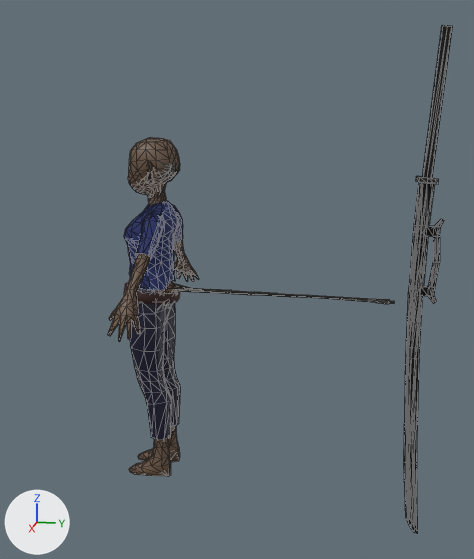
One commit to the glTF model entities/player/assets/tabitha.glb: the scene before it, then after it.
Both versions are drawn from a 50 mm lens placed at (8.03, 2.65, 4.8), pointed at (-0.08, 1.02, 2.77). Every picture has the same lights, and +X, +Y and +Z are marked at lower left. The picture after the commit comes second. Mesh edges are drawn as thin lines on the coarser meshes. Where no turn or scale is listed for an object, it has been applied to the vertices. Vertices at exactly the same position are counted once.

In view in the first picture: 'Pants', 'Shirt', 'Sword', 'Tabatha' and 1 more.
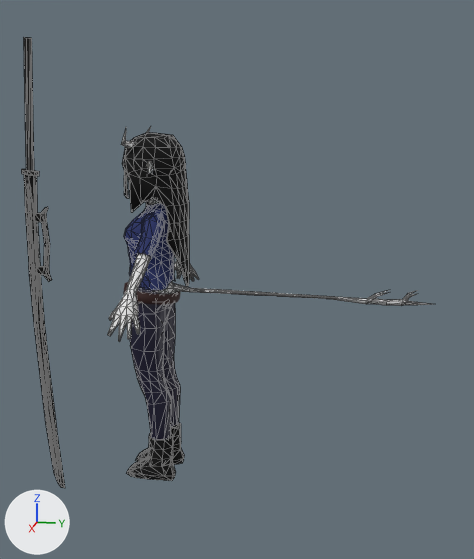
Changed parts and their boxes [x1, y1, x2, y2] in the pictures (474 x 559 px; the box of a moved part takes in the faces that stretch with it):
'Sword', moved: before [404, 25, 453, 534]; after [22, 37, 65, 488]
'Tabatha', reshaped: before [107, 137, 394, 477]; after [107, 127, 431, 440]
'Hair', added: after [122, 132, 190, 286]
'Shirt', reshaped: before [124, 201, 183, 290]; after [124, 203, 175, 290]
'Shoes', added: after [127, 422, 184, 481]
part 1 of me_cylinder_001, moved or reshaped: before [135, 242, 140, 257]; after [133, 240, 140, 258]
part 2 of me_plane_002, moved or reshaped: before [189, 288, 394, 304]; after [189, 288, 431, 306]
part 3 of me_plane_002, built on: before [132, 143, 140, 150]; after [121, 127, 151, 148]
part 4 of me_plane_002, recoloured: before [107, 137, 349, 477]; after [107, 161, 349, 440]

Patch to the scene script:
```diff
--- a/entities/player/assets/tabitha.glb.py
+++ b/entities/player/assets/tabitha.glb.py
@@ me_cylinder_001 @@
 # used by ob_shirt; location = (0.0, 0.0, 0.0)
 # verts and faces of me_cylinder_001; kept vertices keep their numbers, new ones are numbered from 228
 # before: 144 (0.7, -0.06, 3.2) at pixel (135, 255)
-me_cylinder_001.from_pydata(...)  # 228 vertices, 424 faces; spans x -0.76..0.76, y -0.42..0.26, z 2.67..3.77
+me_cylinder_001.from_pydata(...)  # 227 vertices, 424 faces; spans x -0.76..0.76, y -0.42..0.26, z 2.67..3.77
+# me_cylinder_001 part 1
+verts[144] = (0.7, -0.1, 3.2)  # moved, pixel (132, 255)
+# other edits to the shape of me_cylinder_001 do not show in these pictures
 me_cylinder_001.materials.append(mat_material_003)
@@ me_plane_002 @@
 # used by ob_tabatha; location = (0.0, 0.0, 0.0)
-me_plane_002.from_pydata(...)  # 996 vertices, 1980 faces; spans x -1.43..1.43, y -0.45..3.01, z 0.01..4.56
+me_plane_002.from_pydata(...)  # 1023 vertices, 2034 faces; spans x -1.43..1.43, y -0.45..3.5, z 0.01..4.7
+# me_plane_002 part 2
+# 28 vertices are removed from x -0.04..0.04, y 2.79..3.01, z 2.56..2.63
+# 127 faces are deleted
+# 45 vertices are added at x -0.08..0.08, y 2.68..3.5, z 2.55..2.74
+# 161 new faces join them
+# me_plane_002 part 3
+# 4 faces are deleted
+# 10 vertices are added at x -0.46..0.46, y -0.32..-0.2, z 4.49..4.7
+# 24 new faces join them
+# me_plane_002 part 4: 1849 faces spanning x -1.43..1.43, y -0.45..2.49, z 0.01..4.56 switch from mat_material_001 (picture img_tabatha_001) to no material
@@ me_plane_004 @@
+me_plane_004.from_pydata(...)  # 132 vertices, 244 faces; spans x -0.334..0.334, y -0.49..0.218, z -0.013..0.597
+me_plane_004.materials.append(mat_sheath_001)  # picture img_sheath_base_color_001
@@ me_plane_003 @@
+me_plane_003.from_pydata(...)  # 270 vertices, 536 faces; spans x -0.36..0.36, y -0.4..0.4, z 2.67..4.62
+me_plane_003.materials.append(mat_sheath_001)  # picture img_sheath_base_color_001
@@ ob_sword @@
 ob_sword = bpy.data.objects.new('Sword', me_cylinder_002)
-ob_sword.location = (0.0, 3.21, 2.62)
+ob_sword.location = (-0.11, -1.88, 2.62)
@@ ob_shoes @@
+ob_shoes = bpy.data.objects.new('Shoes', me_plane_004)
+ob_shoes.location = (0.0, 0.0, 0.0)
@@ ob_hair @@
+ob_hair = bpy.data.objects.new('Hair', me_plane_003)
+ob_hair.location = (0.0, 0.0, 0.0)
```
